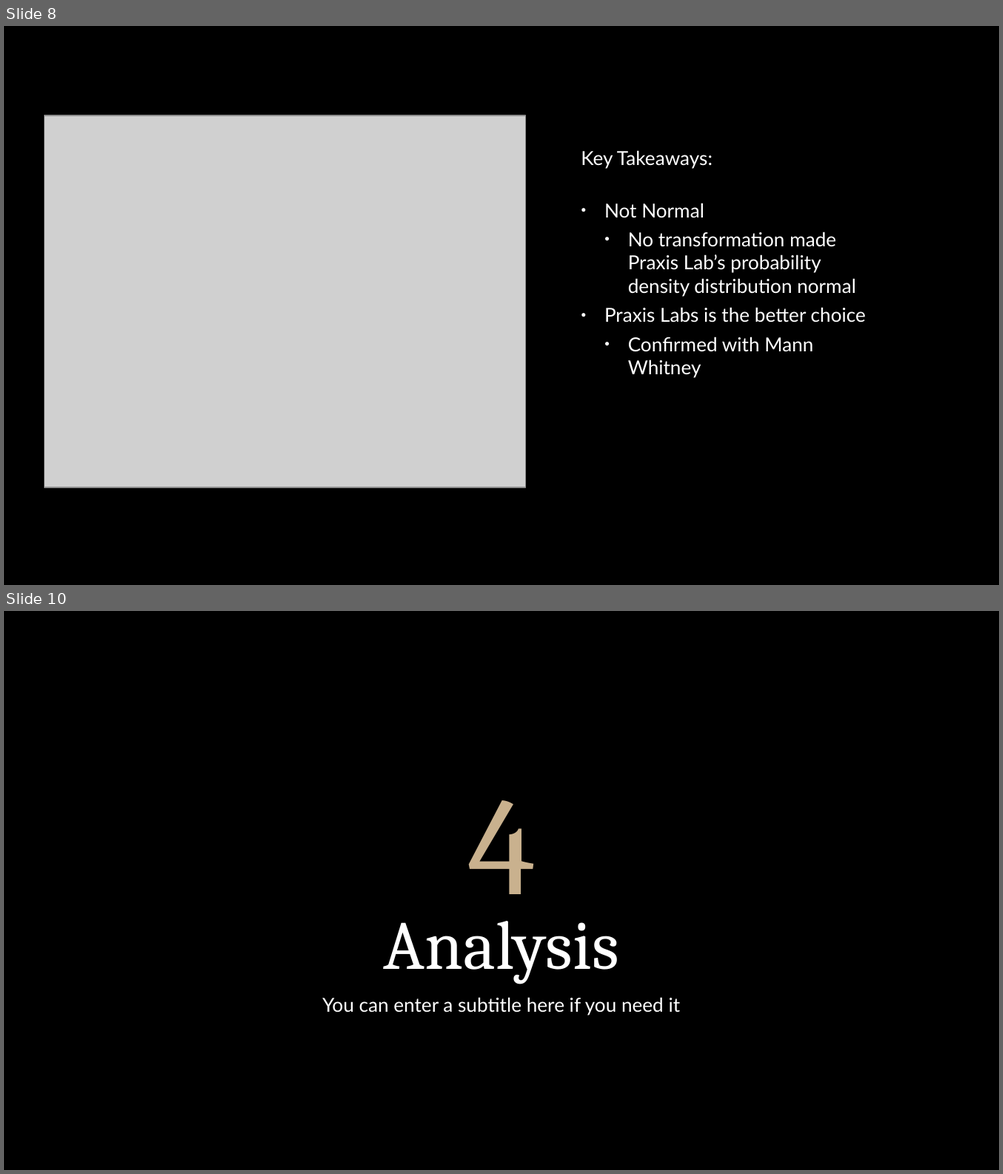
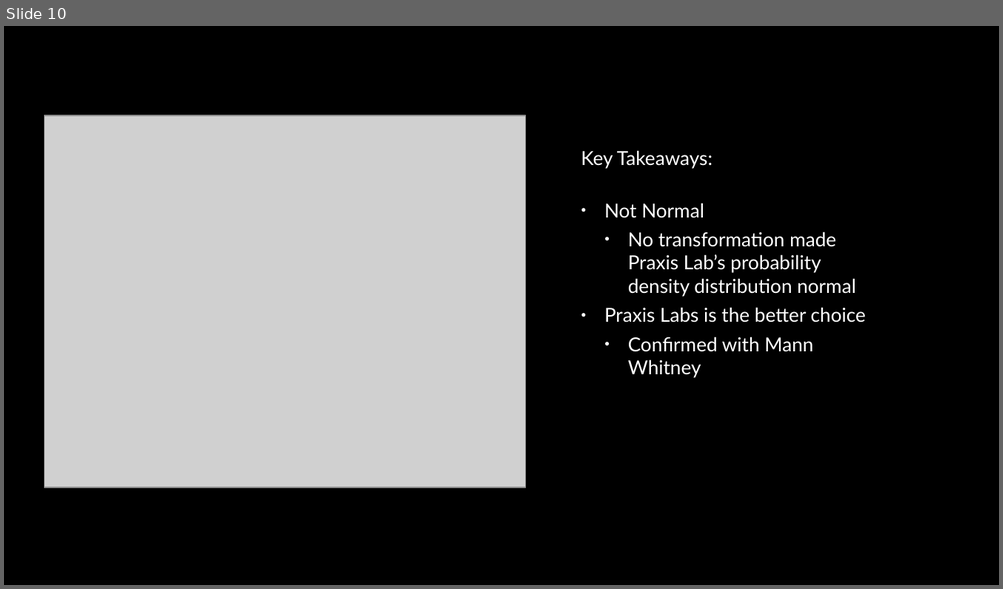
Before and after one commit to whit3am/i502_lab_results, a slide deck: reports/I502 Analysis Powerpoint.odp. Shown one above the other, each under a label of ours: slides 8 and 10 before the commit, slide 10 after it; the slides between them are not shown. The pictures are 1003x1174 and 1003x589 pixels, drawn with LibreOffice and Linux fonts; fonts in the diff are those of the drawing; grey boxes stand for pictures; background and template pictures are left out. Boxes give left, top, right and bottom in pixels: in the first picture for what was removed or moved away, otherwise in the second. Text is boxed around its words. In the diff, an @@ line names an element or a change of style, - is before the commit and + after.

```diff
--- a/reports/I502 Analysis Powerpoint.odp
+++ b/reports/I502 Analysis Powerpoint.odp
@@ slide 10 removed at [4,611,999,1170], background picture (left out) @@
@@ title removed at [467,800,535,924] @@
-4
@@ title removed at [384,921,619,984] @@
-Analysis
@@ subtitle removed at [322,997,680,1016] @@
-You can enter a subtitle here if you need it
@@ what was slide 8 is now slide 10 @@
```
Also in this commit, not shown: 6 slides changed, 3 slides added, 4 other slides removed, 1 other file.
